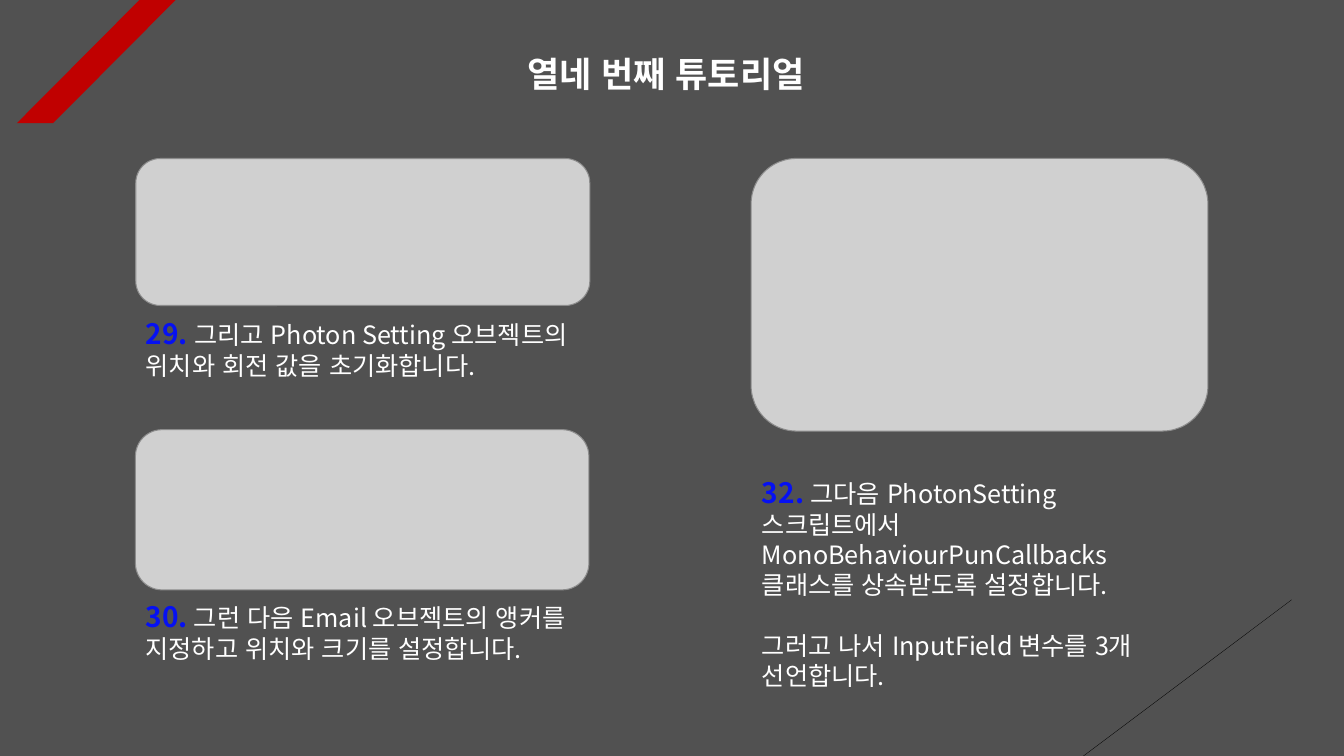
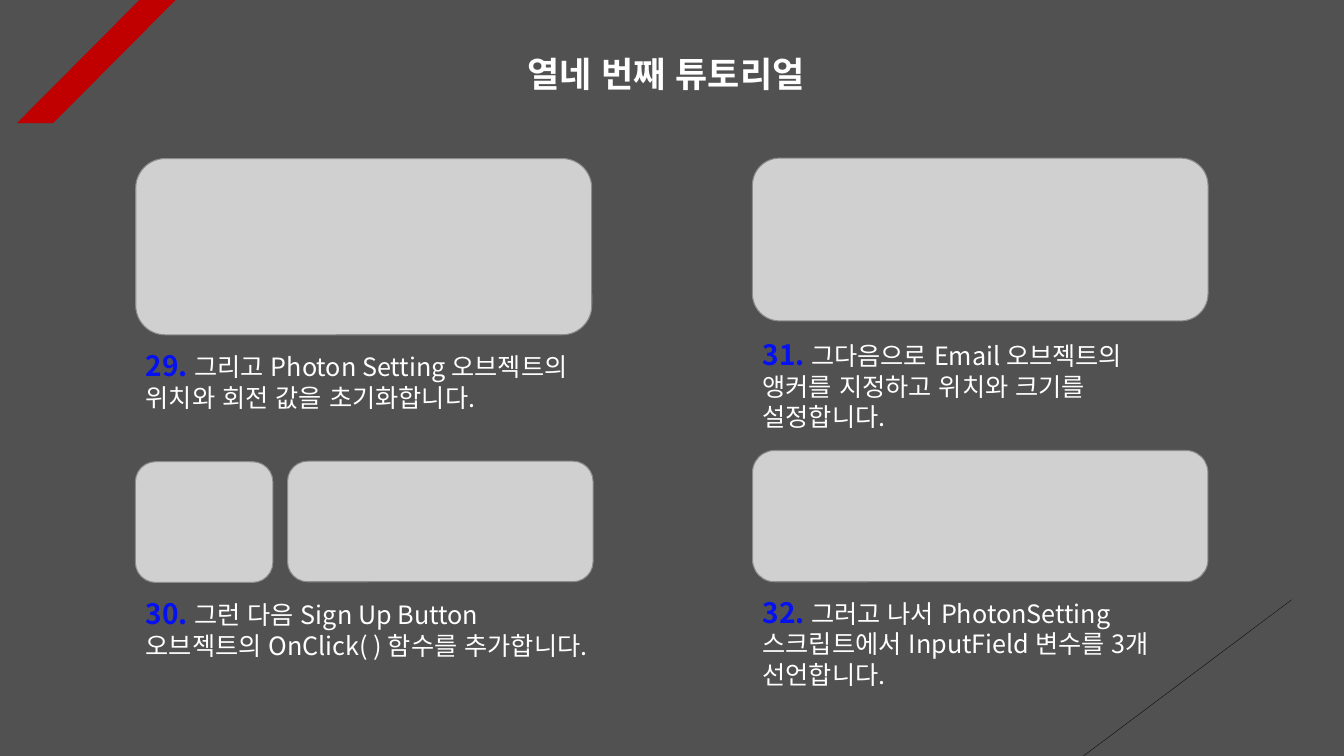
Before and after one commit to 7433jun/PhotonServer, a slide deck: slide 14 of Assets/PPT Data/Photon PlayFab.pptx. Drawn at 1344x756 pixels with LibreOffice and Linux fonts; fonts in the diff are those of the drawing; grey boxes stand for pictures. Boxes give left, top, right and bottom in pixels: in the first picture for what was removed or moved away, otherwise in the second. Text is boxed around its words. In the diff, an @@ line names an element or a change of style, - is before the commit and + after.

```diff
--- a/Assets/PPT Data/Photon PlayFab.pptx
+++ b/Assets/PPT Data/Photon PlayFab.pptx
@@ picture: place and size @@
-picture at [136, 158, 590, 306]
+picture at [136, 158, 592, 335]
@@ picture removed at [751, 158, 1208, 431] @@
@@ picture: place and size @@
-picture at [135, 430, 589, 590]
+picture at [752, 158, 1208, 321]
@@ text "29. 그리고 Photon Setting 오브젝트의 ...": place and size @@
-text "29. 그리고 Photon Setting 오브젝트의 ..." at [146, 323, 568, 377]
+text "29. 그리고 Photon Setting 오브젝트의 ..." at [146, 355, 568, 409]
@@ text at [763, 344, 1122, 428]: text changed @@
-30. 그런 다음 Email 오브젝트의 앵커를 지정하고 위치와 크기를 설정합니다.
+31. 그다음으로 Email 오브젝트의 앵커를 지정하고 위치와 크기를 설정합니다.
@@ picture added at [135, 462, 272, 583] @@
@@ picture added at [287, 462, 593, 583] @@
@@ picture added at [753, 451, 1209, 582] @@
@@ text added at [146, 603, 588, 660], 18 pt, text #FFFFFF @@
+30. 그런 다음 Sign Up Button 오브젝트의 OnClick( ) 함수를 추가합니다.
@@ text at [763, 602, 1149, 686]: text changed @@
-32. 그다음 PhotonSetting 스크립트에서 MonoBehaviourPunCallbacks 클래스를 상속받도록 설정합니다.
-그러고 나서 InputField 변수를 3개 선언합니다.
+32. 그러고 나서 PhotonSetting 스크립트에서 InputField 변수를 3개 선언합니다.
```
Also in this commit, not shown: 6 other slides changed, 2 slides removed, 45 other files.
